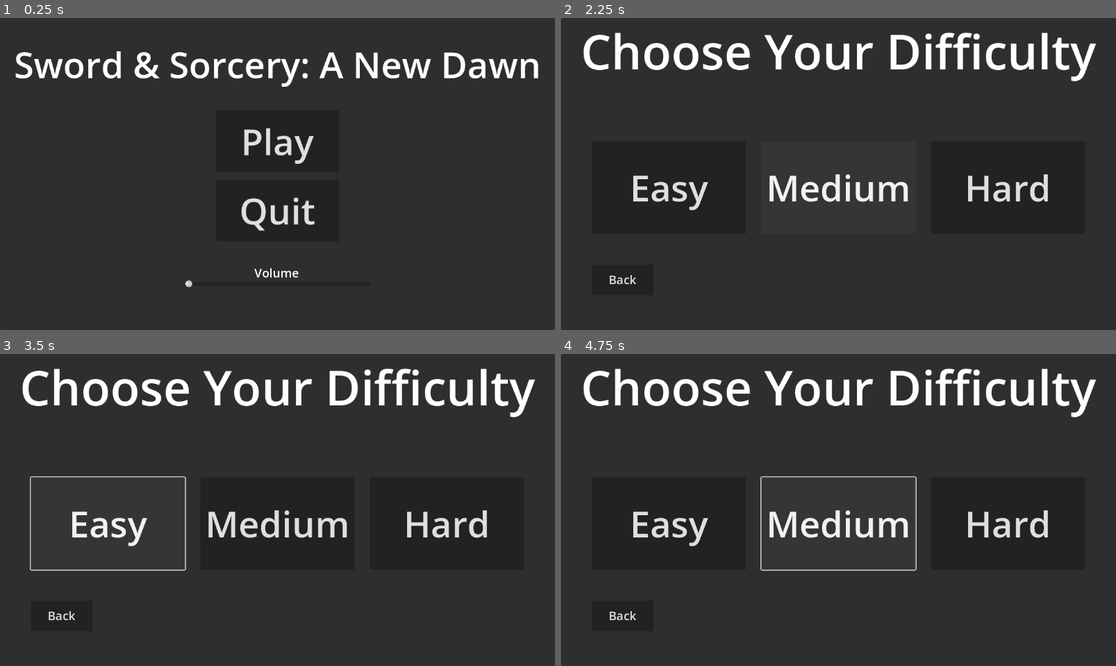
Above: before the commit, frames 1-4 (two rows, left to right).
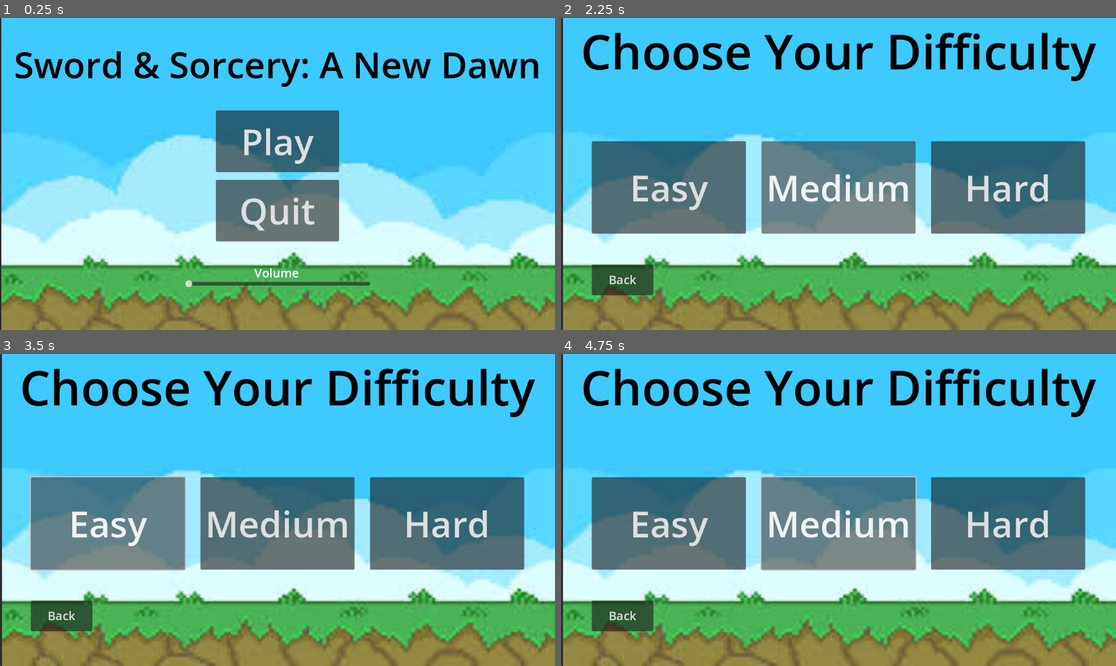
Above: after the commit, the same moments.

Repository: SamuelKane2/Sword-and-Sorcery-A-New-Dawn
Game: Godot game, scene res://Menu.tscn
Two runs of this game, one before a commit and one after it. Both use one fixed random seed, a clock stepped at 60 frames per second and the inputs below.
Inputs:
- Up to frame 1 (0.25 s): no input
- Up to frame 2 (2.25 s): click "Play" at 0.5 s; click "Back" at 1.25 s; click "Play" at 2 s
- Up to frame 3 (3.5 s): click "Easy" at 2.75 s
- Up to frame 4 (4.75 s): click "Easy" at 3.5 s; click "Medium" at 4.25 s

The runs differ from the first frame. In frame 1, 99% of the frame differs, in the area x 0-100%, y 0-100%; in frame 2, 98%; in frame 3, 98%; in frame 4, 98%.

Commit message:
y

Diff:
--- a/Difficulty.tscn
+++ b/Difficulty.tscn
@@ -1,6 +1,7 @@
-[gd_scene load_steps=2 format=3 uid="uid://b1ip5myffqldn"]
+[gd_scene load_steps=3 format=3 uid="uid://b1ip5myffqldn"]
 
 [ext_resource type="Script" path="res://difficulty.gd" id="1_td6fh"]
+[ext_resource type="Texture2D" uid="uid://ce5v2qcem8nsx" path="res://assets/Farm Game Village 2 Seasons/download (1).jpg" id="2_8t05i"]
 
 [node name="Difficulty" type="Control"]
 layout_mode = 3
@@ -16,10 +17,16 @@
 offset_right = 1152.0
 offset_bottom = 648.0
 
+[node name="Sprite2D" type="Sprite2D" parent="Panel"]
+position = Vector2(578.083, 323.179)
+scale = Vector2(3.95805, 3.73358)
+texture = ExtResource("2_8t05i")
+
 [node name="Label" type="Label" parent="Panel"]
 layout_mode = 0
 offset_right = 1152.0
 offset_bottom = 120.0
+theme_override_colors/font_color = Color(0, 0, 0, 1)
 theme_override_font_sizes/font_size = 100
 text = "Choose Your Difficulty"
 horizontal_alignment = 1
--- a/Menu.tscn
+++ b/Menu.tscn
@@ -1,6 +1,7 @@
-[gd_scene load_steps=2 format=3 uid="uid://b6jqt1kfu7kg8"]
+[gd_scene load_steps=3 format=3 uid="uid://b6jqt1kfu7kg8"]
 
 [ext_resource type="Script" path="res://Menu.gd" id="1_0elsh"]
+[ext_resource type="Texture2D" uid="uid://ce5v2qcem8nsx" path="res://assets/Farm Game Village 2 Seasons/download (1).jpg" id="2_owhrb"]
 
 [node name="Menu" type="Control"]
 layout_mode = 3
@@ -16,10 +17,16 @@
 offset_bottom = 648.0
 script = ExtResource("1_0elsh")
 
+[node name="Sprite2D" type="Sprite2D" parent="Panel"]
+position = Vector2(577.706, 324.069)
+scale = Vector2(3.96065, 3.72335)
+texture = ExtResource("2_owhrb")
+
 [node name="Title" type="Label" parent="Panel"]
 layout_mode = 0
 offset_right = 1152.0
 offset_bottom = 192.0
+theme_override_colors/font_color = Color(0, 0, 0, 1)
 theme_override_font_sizes/font_size = 75
 text = "Sword & Sorcery: A New Dawn"
 horizontal_alignment = 1
Binary file added: assets/Farm Game Village 2 Seasons/BackgroundS&S.jpg
Not shown, added: assets/Farm Game Village 2 Seasons/BackgroundS&S.jpg.import
Binary file added: assets/Farm Game Village 2 Seasons/download (1).jpg
Not shown, added: assets/Farm Game Village 2 Seasons/download (1).jpg.import
Binary file added: assets/Farm Game Village 2 Seasons/download.jpg
Not shown, added: assets/Farm Game Village 2 Seasons/download.jpg.import
